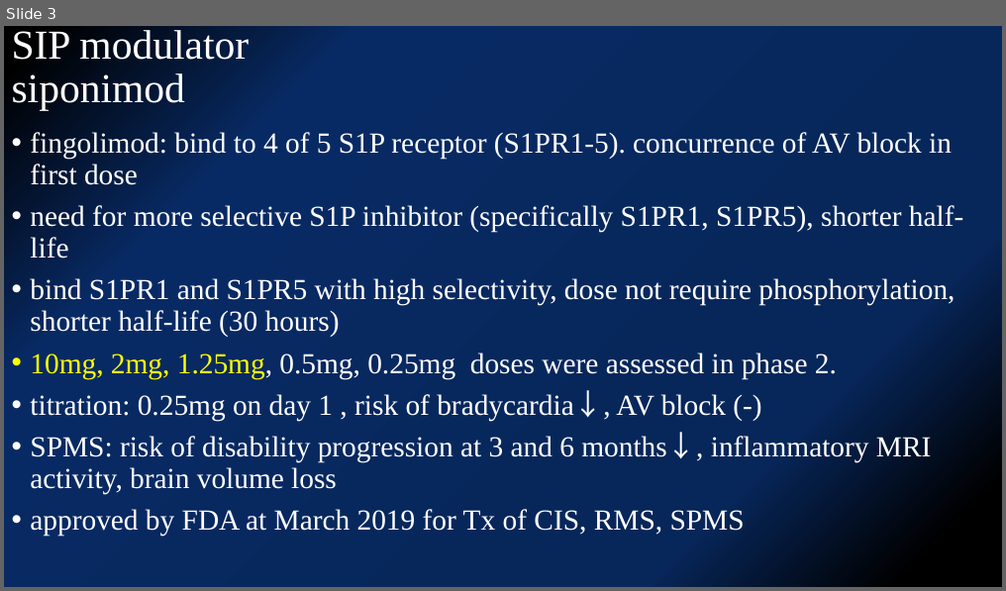
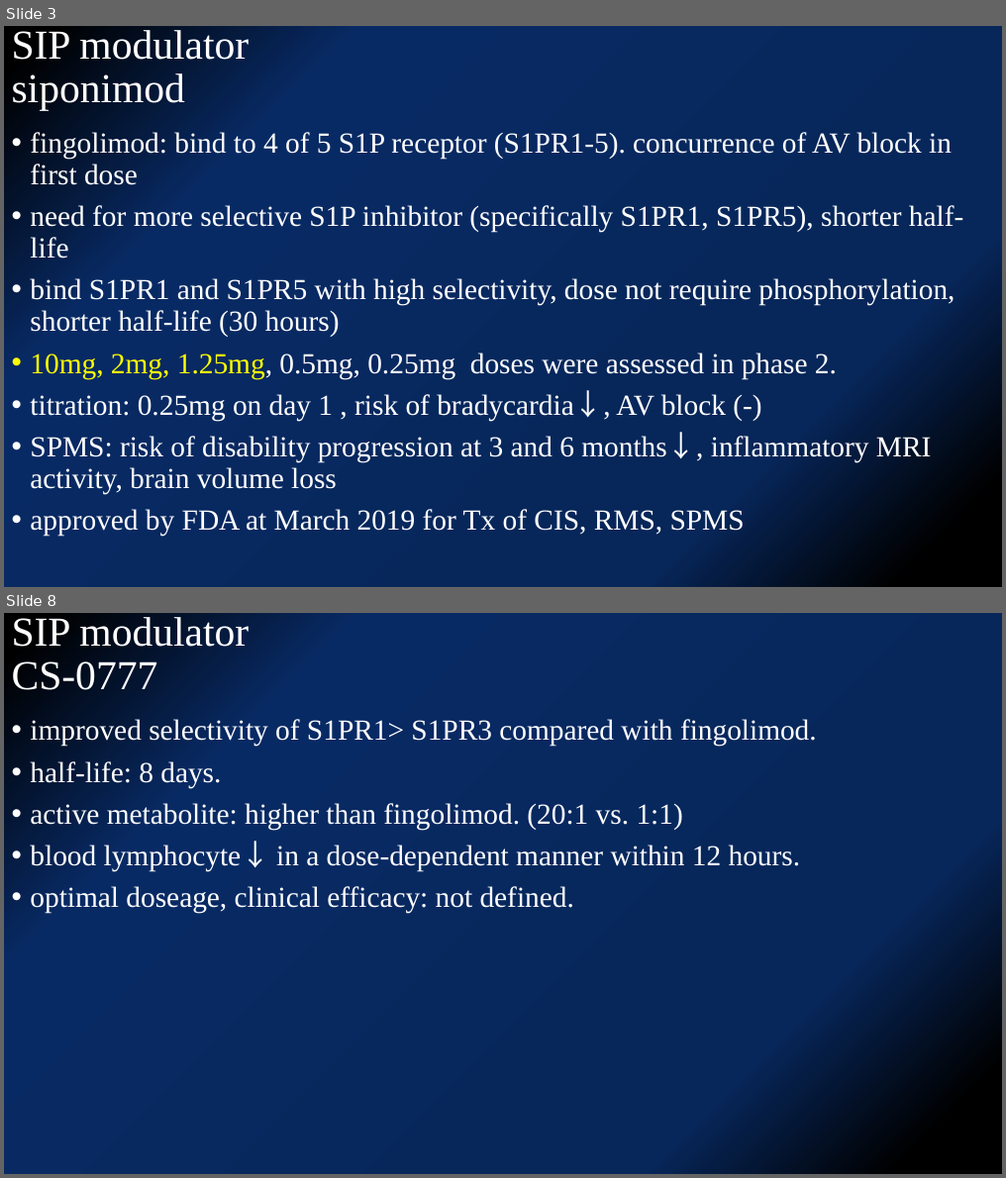
Before and after one commit to kjfdf/12.07_lab_meeting, a slide deck: 2020.12.07 유일한 임상저널리뷰.pptx. Shown one above the other, each under a label of ours: slide 3 before the commit, slides 3 and 8 after it; the slides between them are not shown. The pictures are 1006x591 and 1006x1178 pixels, drawn with LibreOffice and Linux fonts; fonts in the diff are those of the drawing. Boxes give left, top, right and bottom in pixels: in the first picture for what was removed or moved away, otherwise in the second. Text is boxed around its words. In the diff, an @@ line names an element or a change of style, - is before the commit and + after.

```diff
--- a/2020.12.07 유일한 임상저널리뷰.pptx
+++ b/2020.12.07 유일한 임상저널리뷰.pptx
@@ slide 8 added at (4, 613, 1002, 1174), background gradient #000000 to #072659 to #082A64 @@
@@ title added at (12, 613, 249, 690), 39.6 pt, text #FFFFFF @@
+SIP modulator
+CS-0777
@@ text added at (30, 719, 817, 914), 28 pt, text #FFFFFF @@
+• improved selectivity of S1PR1> S1PR3 compared with fingolimod.
+• half-life: 8 days.
+• active metabolite: higher than fingolimod. (20:1 vs. 1:1)
+• blood lymphocyte↓ in a dose-dependent manner within 12 hours.
+• optimal doseage, clinical efficacy: not defined.
```
Also in this commit, not shown: 5 slides changed, 4 other slides added, 4 slides removed.
